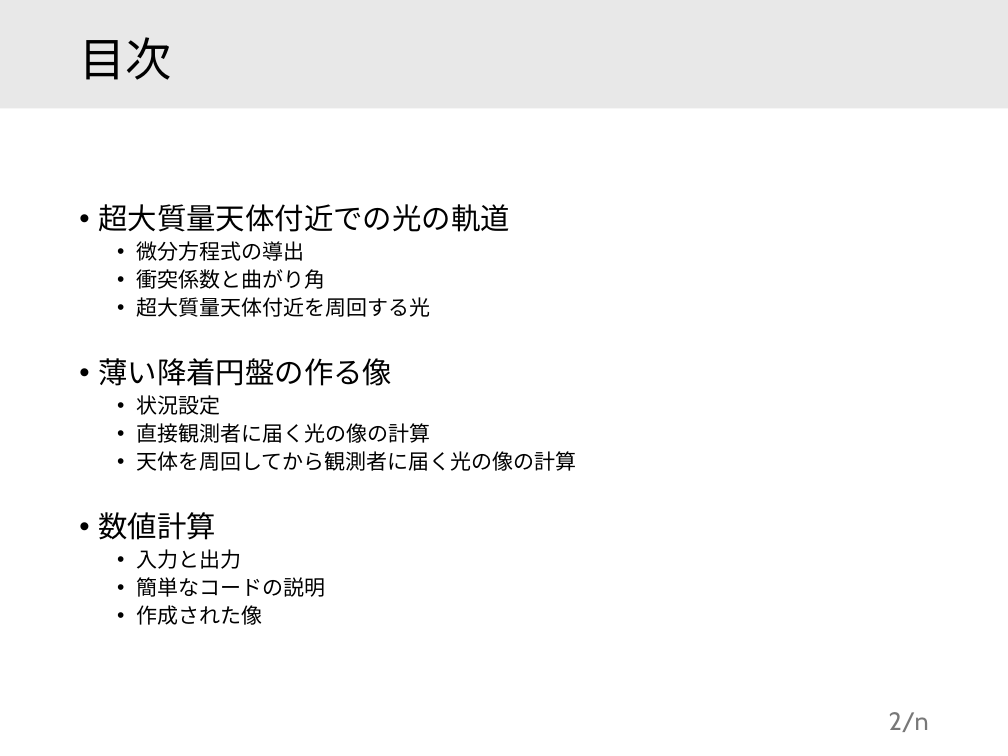
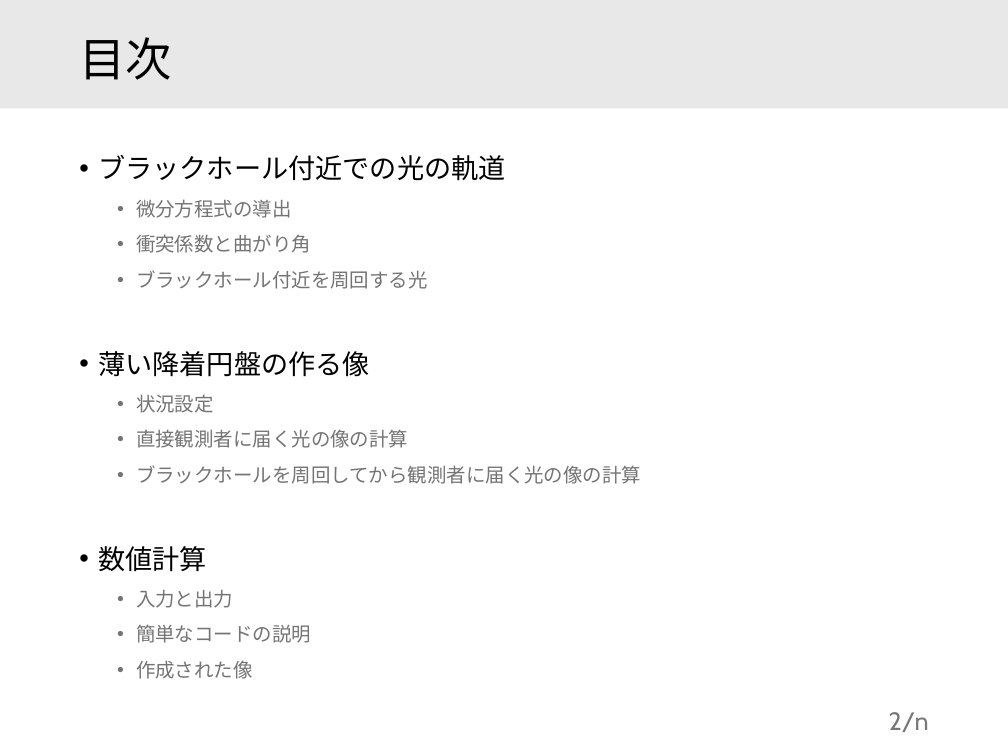
Before and after one commit to motoki-omamiuda/gakushuin, a slide deck: slide 2 of docs/大輪講.pptx. Drawn at 1008x756 pixels with LibreOffice and Linux fonts; fonts in the diff are those of the drawing. Boxes give left, top, right and bottom in pixels: in the first picture for what was removed or moved away, otherwise in the second. Text is boxed around its words. In the diff, an @@ line names an element or a change of style, - is before the commit and + after.

```diff
--- a/docs/大輪講.pptx
+++ b/docs/大輪講.pptx
@@ text "ブラックホール付近での光の軌道": place and size @@
-text "ブラックホール付近での光の軌道" at bbox=[98, 204, 576, 625]
+text "ブラックホール付近での光の軌道" at bbox=[98, 155, 641, 679]
@@ text at bbox=[98, 155, 505, 181]: text changed; size 21 to 19.4 pt @@
-• 超大質量天体付近での光の軌道
+• ブラックホール付近での光の軌道
@@ text at bbox=[98, 199, 408, 679]: size 15 to 13.9 pt, font Arial to Noto Sans CJK JP, text colour #000000 to #747474 in "微分方程式の導出", "衝突係数と曲がり角", "状況設定", "直接観測者に届く光の像の計算" and 3 more places; size 21 to 19.4 pt in "薄い降着円盤の作る像", "数値計算"; line spacing 0.9 to 1.3 @@
@@ text at bbox=[136, 270, 428, 289]: text changed; size 15 to 13.9 pt; font Arial to Noto Sans CJK JP; text colour #000000 to #747474 @@
-  • 超大質量天体付近を周回する光
+  • ブラックホール付近を周回する光
@@ text at bbox=[136, 465, 641, 484]: text changed; size 15 to 13.9 pt; font Arial to Noto Sans CJK JP; text colour #000000 to #747474 @@
-  • 天体を周回してから観測者に届く光の像の計算
+  • ブラックホールを周回してから観測者に届く光の像の計算
```
Also in this commit, not shown: 3 other slides changed, 2 slides added, 1 slide removed, 5 other files.
